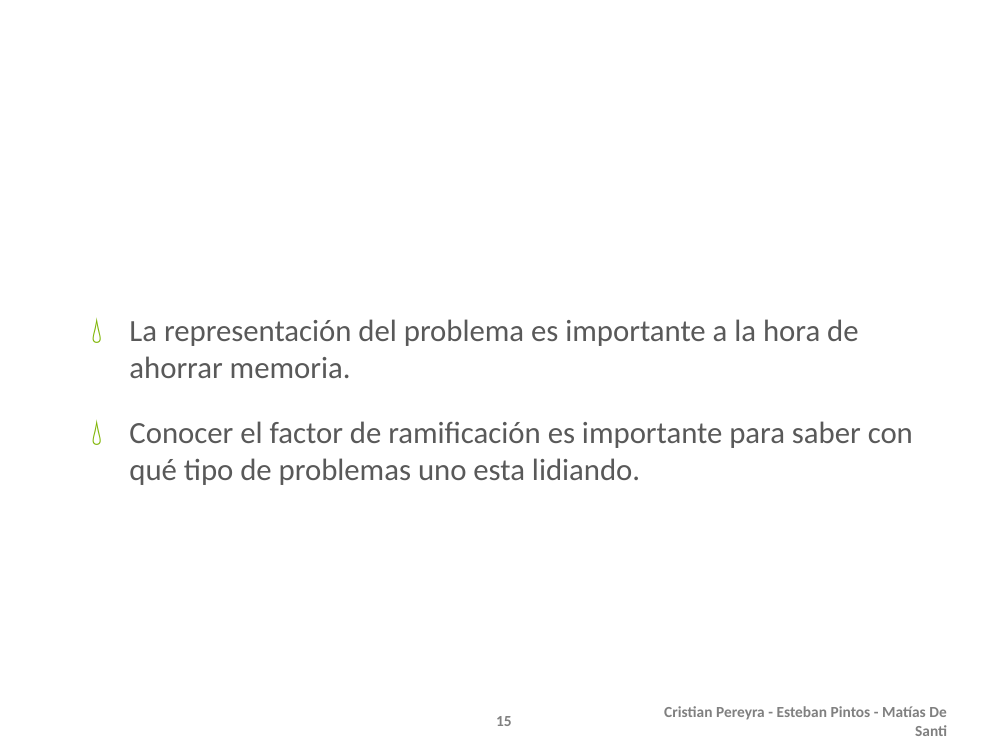
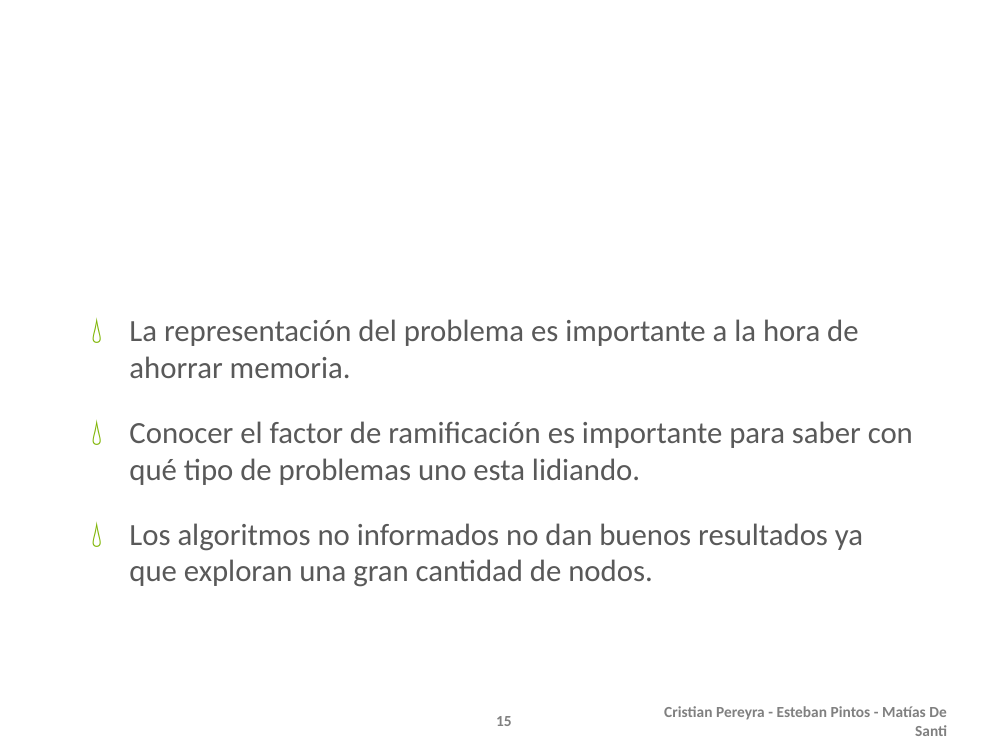
Before and after one commit to mdesanti/SIA-TP2, a slide deck: slide 15 of Presentacion TP1/SIA-TP1.pptx. Drawn at 1008x756 pixels with LibreOffice and Linux fonts; fonts in the diff are those of the drawing; background and template pictures are left out. Boxes give left, top, right and bottom in pixels: in the first picture for what was removed or moved away, otherwise in the second. Text is boxed around its words. In the diff, an @@ line names an element or a change of style, - is before the commit and + after.

Commit message:
Modified ppt

```diff
--- a/Presentacion TP1/SIA-TP1.pptx
+++ b/Presentacion TP1/SIA-TP1.pptx
@@ text at <box>129,523,863,587</box>: paragraph added @@
+💧 Los algoritmos no informados no dan buenos resultados ya que exploran una gran cantidad de nodos.
```
